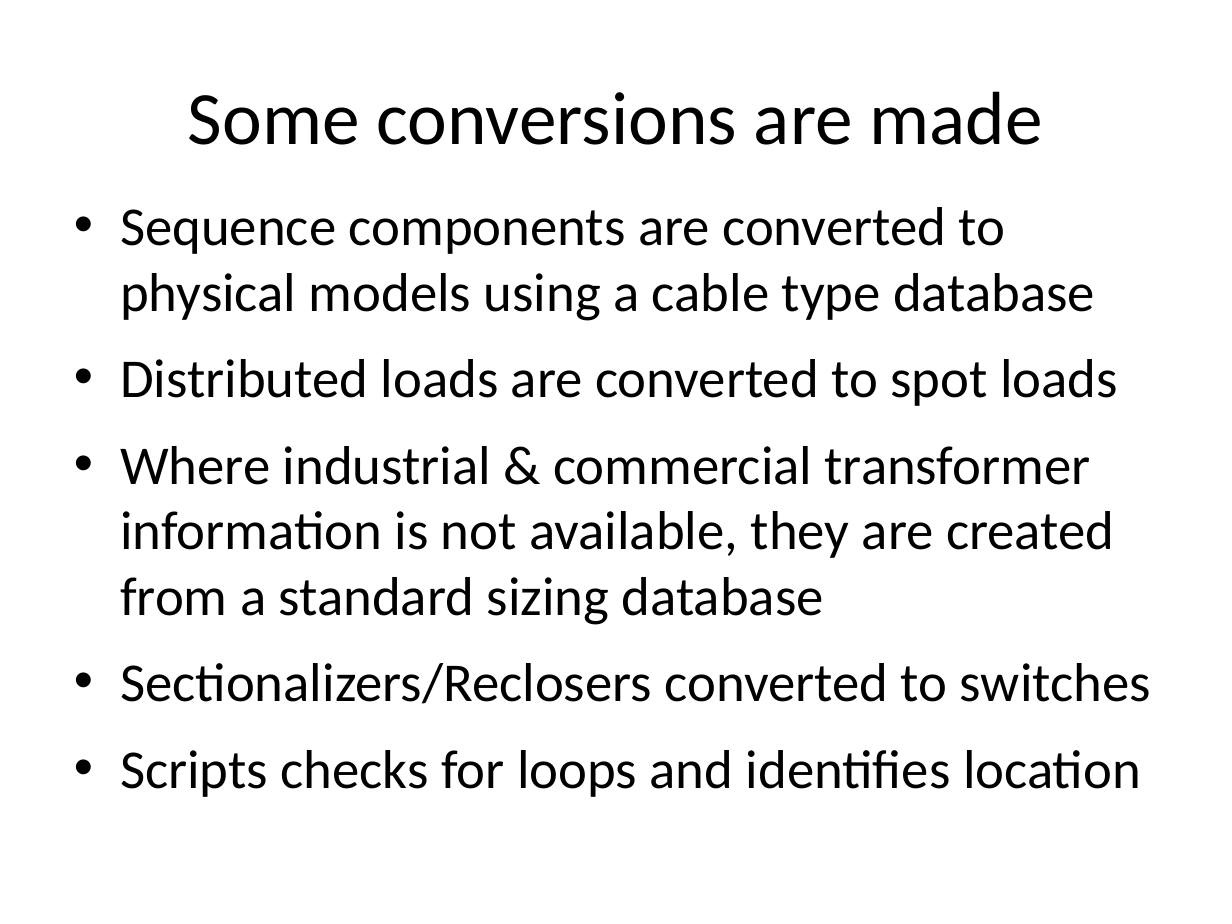
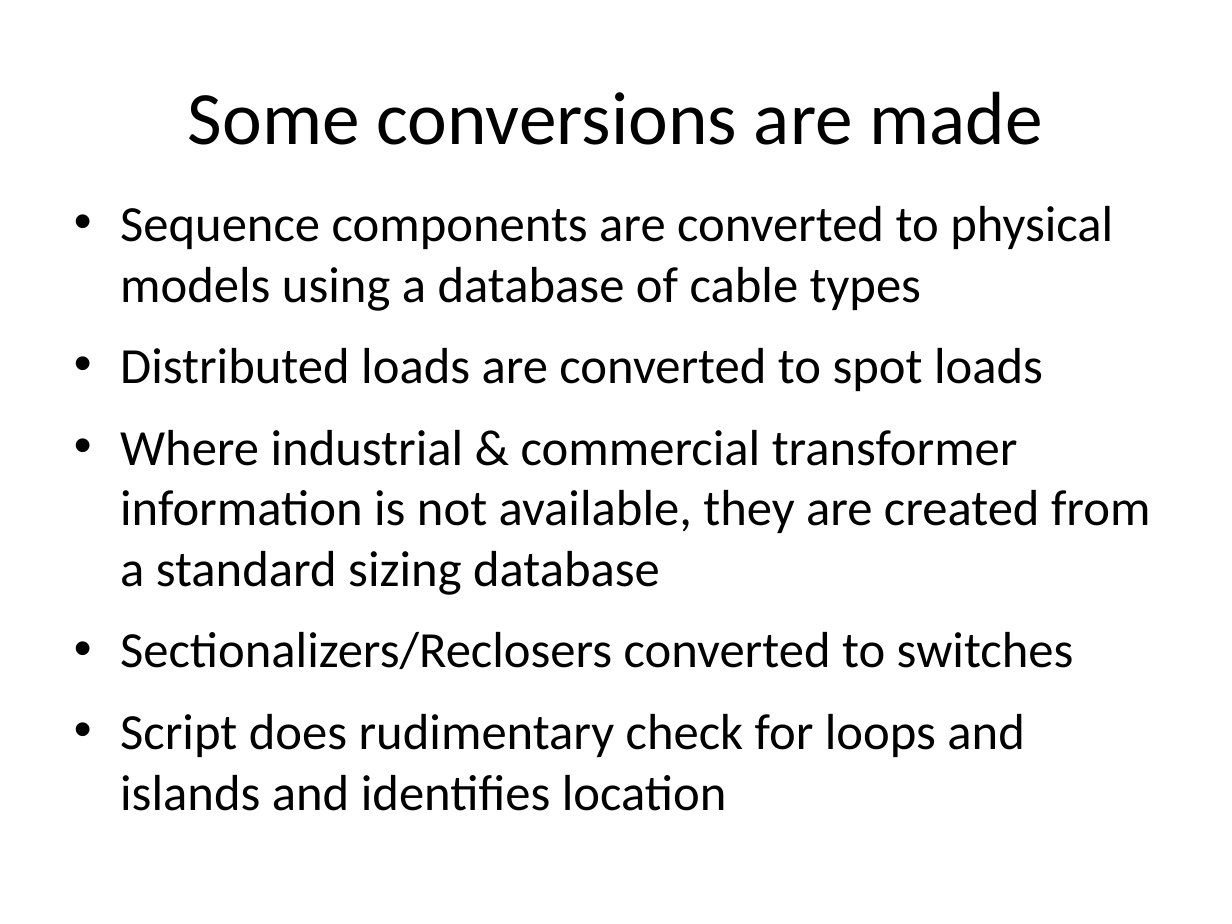
Before and after one commit to gridlab-d/course, a slide deck: slide 11 of ThreeDayCourse_v22/Day3/5.0 - ConvertingFeeders.pptx. Drawn at 1232x924 pixels with LibreOffice and Linux fonts; fonts in the diff are those of the drawing. Boxes give left, top, right and bottom in pixels: in the first picture for what was removed or moved away, otherwise in the second. Text is boxed around its words. In the diff, an @@ line names an element or a change of style, - is before the commit and + after.

```diff
--- a/ThreeDayCourse_v22/Day3/5.0 - ConvertingFeeders.pptx
+++ b/ThreeDayCourse_v22/Day3/5.0 - ConvertingFeeders.pptx
@@ text at box(120, 206, 1113, 311): text changed; size 32 to 29.6 pt @@
-• Sequence components are converted to physical models using a cable type database
+• Sequence components are converted to physical models using a database of cable types
@@ text at box(120, 348, 1150, 669): size 32 to 29.6 pt in "Distributed loads are converted to spot loads", "Where industrial & commercial transformer information is ...", "Sectionalizers/Reclosers converted to switches" @@
@@ text at box(120, 714, 1024, 811): text changed; size 32 to 29.6 pt @@
-• Scripts checks for loops and identifies location
+• Script does rudimentary check for loops and islands and identifies location
```
Also in this commit, not shown: 9 other slides changed, 1 slide added.
